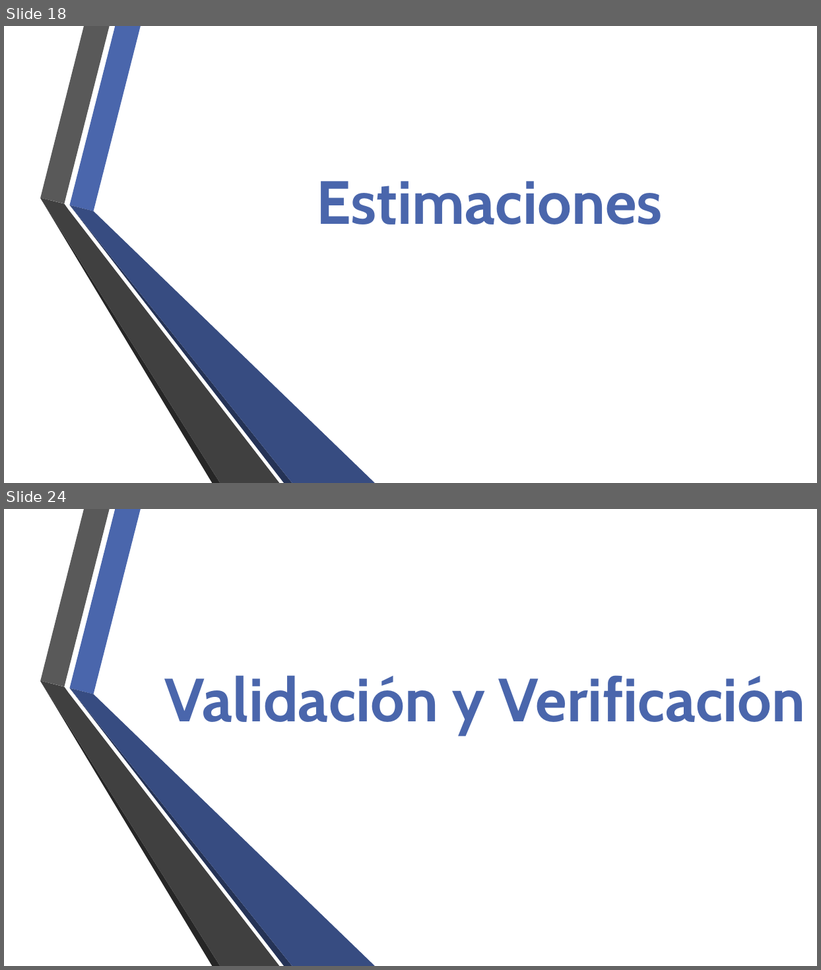
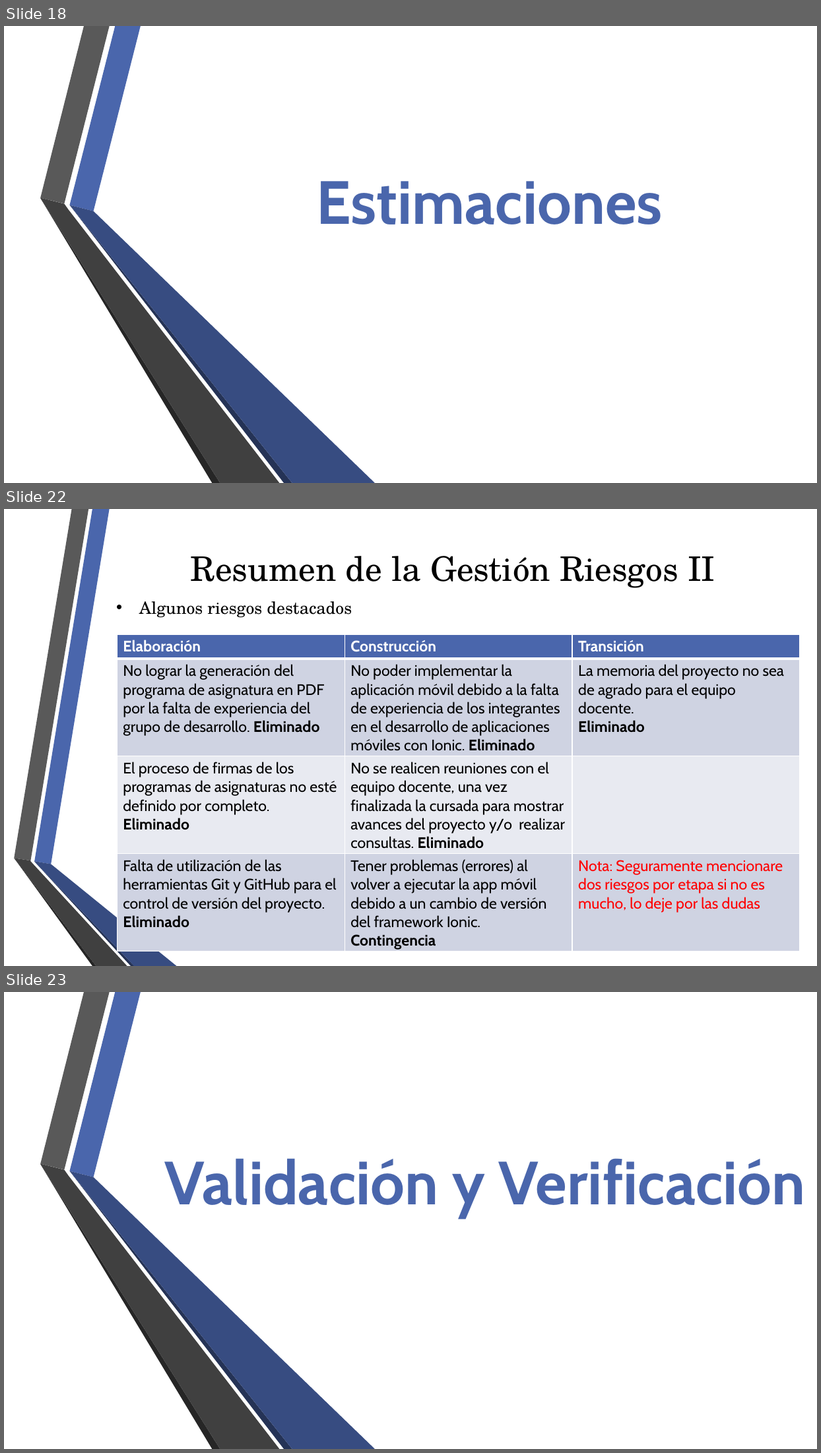
Before and after one commit to fge23/Sistema-VASPA, a slide deck: Presentaciones/Presentación VASPA - Diciembre 2020 - Examen Final/Presentación VASPA - Diciembre 2020 - Examen Final.pptx. Shown one above the other, each under a label of ours: slides 18 and 24 before the commit, slides 18, 22 and 23 after it; the slides between them are not shown. The pictures are 821x970 and 821x1453 pixels, drawn with LibreOffice and Linux fonts; fonts in the diff are those of the drawing; background and template pictures are left out. Boxes give left, top, right and bottom in pixels: in the first picture for what was removed or moved away, otherwise in the second. Text is boxed around its words. In the diff, an @@ line names an element or a change of style, - is before the commit and + after.

Commit message:
Se actualiza la presentación final (sección de riesgos)

```diff
--- a/Presentaciones/Presentación VASPA - Diciembre 2020 - Examen Final/Presentación VASPA - Diciembre 2020 - Examen Final.pptx
+++ b/Presentaciones/Presentación VASPA - Diciembre 2020 - Examen Final/Presentación VASPA - Diciembre 2020 - Examen Final.pptx
@@ slide 22 added at box(4, 509, 817, 966), background picture (left out) @@
@@ title added at box(191, 556, 715, 588), 40 pt, text #000000 @@
+Resumen de la Gestión Riesgos II
@@ text added at box(139, 601, 352, 618), 20 pt, text #000000 @@
+• Algunos riesgos destacados
@@ table added at box(117, 634, 799, 953), 4 rows, 3 columns @@
+Elaboración | Construcción | Transición
+No lograr la generación del programa de asignatura en PDF por la falta de experiencia del grupo de desarrollo. Eliminado | No poder implementar la aplicación móvil debido a la falta de experiencia de los integrantes en el desarrollo de aplicaciones móviles con Ionic. Eliminado | La memoria del proyecto no sea de agrado para el equipo docente. / Eliminado
+El proceso de firmas de los programas de asignaturas no esté definido por completo. Eliminado | No se realicen reuniones con el equipo docente, una vez finalizada la cursada para mostrar avances del proyecto y/o realizar consultas. Eliminado | 
+Falta de utilización de las herramientas Git y GitHub para el control de versión del proyecto. Eliminado | Tener problemas (errores) al volver a ejecutar la app móvil debido a un cambio de versión del framework Ionic. Contingencia | Nota: Seguramente mencionare dos riesgos por etapa si no es mucho, lo deje por las dudas
@@ group added at box(14, 509, 177, 966): 6 freeform shapes @@
@@ what was slide 24 is now slide 23 @@
```
Also in this commit, not shown: 2 slides changed, 1 other slide added, 3 slides removed.
